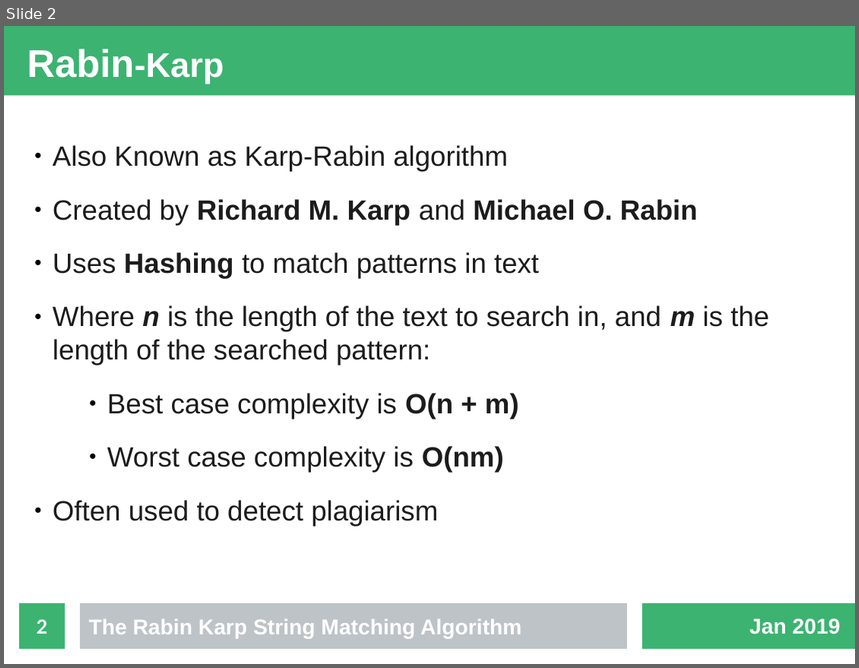
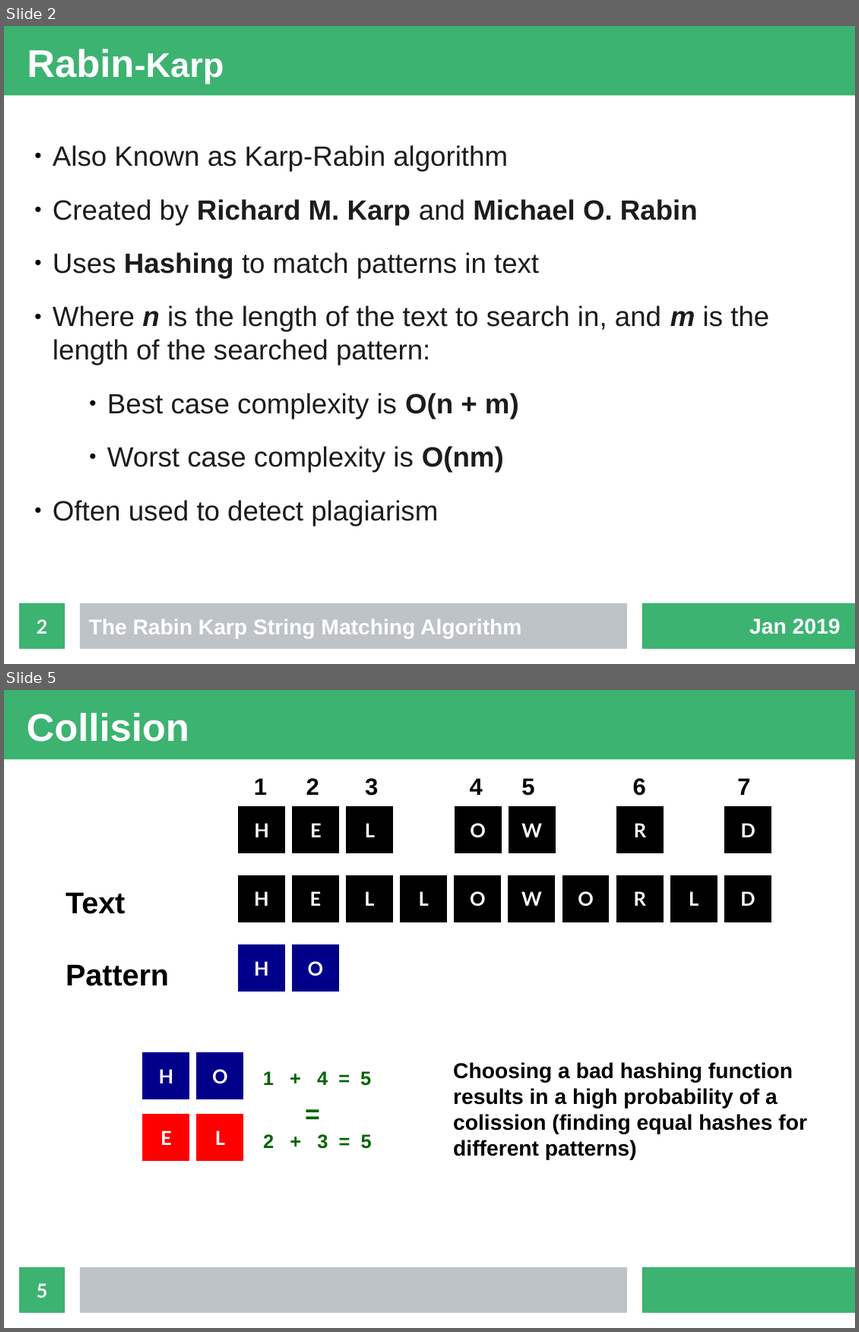
Before and after one commit to fennecinspace/Rabin-Karp, a slide deck: presentation/presentation.odp. Shown one above the other, each under a label of ours: slide 2 before the commit, slides 2 and 5 after it; the slides between them are not shown. The pictures are 859x668 and 859x1332 pixels, drawn with LibreOffice and Linux fonts; fonts in the diff are those of the drawing. Boxes give left, top, right and bottom in pixels: in the first picture for what was removed or moved away, otherwise in the second. Text is boxed around its words. In the diff, an @@ line names an element or a change of style, - is before the commit and + after.

Commit message:
collision added

```diff
--- a/presentation/presentation.odp
+++ b/presentation/presentation.odp
@@ slide 5 added at box(4, 690, 855, 1328), background #FFFFFF; not listed: 3 template elements that a slide beside it also shows @@
@@ title added at box(27, 713, 189, 742), 36 pt, text #FFFFFF, bold @@
+Collision
@@ text added at box(254, 778, 750, 796), 22 pt, text #000000, bold @@
+1 2 3 4 5 6 7
@@ rectangle added at box(239, 806, 285, 853), fill #000000, outline #000000 0 pt, 18 pt, text #FFFFFF, bold @@
+H
@@ rectangle added at box(293, 806, 339, 853), fill #000000, outline #000000 0 pt, 18 pt, text #FFFFFF, bold @@
+E
@@ rectangle added at box(347, 806, 393, 853), fill #000000, outline #000000 0 pt, 18 pt, text #FFFFFF, bold @@
+L
@@ rectangle added at box(455, 806, 502, 853), fill #000000, outline #000000 0 pt, 18 pt, text #FFFFFF, bold @@
+O
@@ rectangle added at box(509, 806, 556, 853), fill #000000, outline #000000 0 pt, 18 pt, text #FFFFFF, bold @@
+W
@@ rectangle added at box(617, 806, 664, 853), fill #000000, outline #000000 0 pt, 18 pt, text #FFFFFF, bold @@
+R
@@ rectangle added at box(725, 806, 772, 853), fill #000000, outline #000000 0 pt, 18 pt, text #FFFFFF, bold @@
+D
@@ text added at box(66, 892, 169, 986), 28 pt, text #000000, bold @@
+Text
+Pattern
@@ rectangle added at box(239, 875, 285, 922), fill #000000, outline #000000 0 pt, 18 pt, text #FFFFFF, bold @@
+H
@@ rectangle added at box(293, 875, 339, 922), fill #000000, outline #000000 0 pt, 18 pt, text #FFFFFF, bold @@
+E
@@ rectangle added at box(347, 875, 393, 922), fill #000000, outline #000000 0 pt, 18 pt, text #FFFFFF, bold @@
+L
@@ rectangle added at box(401, 875, 447, 922), fill #000000, outline #000000 0 pt, 18 pt, text #FFFFFF, bold @@
+L
@@ rectangle added at box(455, 875, 502, 922), fill #000000, outline #000000 0 pt, 18 pt, text #FFFFFF, bold @@
+O
@@ rectangle added at box(509, 875, 556, 922), fill #000000, outline #000000 0 pt, 18 pt, text #FFFFFF, bold @@
+W
@@ rectangle added at box(563, 875, 610, 922), fill #000000, outline #000000 0 pt, 18 pt, text #FFFFFF, bold @@
+O
@@ rectangle added at box(617, 875, 664, 922), fill #000000, outline #000000 0 pt, 18 pt, text #FFFFFF, bold @@
+R
@@ rectangle added at box(671, 875, 718, 922), fill #000000, outline #000000 0 pt, 18 pt, text #FFFFFF, bold @@
+L
@@ rectangle added at box(725, 875, 772, 922), fill #000000, outline #000000 0 pt, 18 pt, text #FFFFFF, bold @@
+D
@@ rectangle added at box(239, 945, 285, 991), fill #00008B, outline #00008B 0 pt, 18 pt, text #FFFFFF, bold @@
+H
@@ rectangle added at box(293, 945, 339, 991), fill #00008B, outline #00008B 0 pt, 18 pt, text #FFFFFF, bold @@
+O
@@ rectangle added at box(143, 1053, 189, 1100), fill #00008B, outline #00008B 0 pt, 18 pt, text #FFFFFF, bold @@
+H
@@ rectangle added at box(197, 1053, 243, 1100), fill #00008B, outline #00008B 0 pt, 18 pt, text #FFFFFF, bold @@
+O
@@ text added at box(297, 1032, 336, 1125), 24 pt, text #006400, bold @@
+=
@@ text added at box(263, 1072, 371, 1086), 18 pt, text #006400, bold @@
+1 + 4 = 5
@@ text added at box(453, 1062, 807, 1160), 20 pt, text #000000, bold @@
+Choosing a bad hashing function results in a high probability of a colission (finding equal hashes for different patterns)
@@ rectangle added at box(143, 1115, 189, 1161), fill #FF0000, outline #FF0000 0 pt, 18 pt, text #FFFFFF, bold @@
+E
@@ rectangle added at box(197, 1115, 243, 1161), fill #FF0000, outline #FF0000 0 pt, 18 pt, text #FFFFFF, bold @@
+L
@@ text added at box(263, 1135, 372, 1149), 18 pt, text #006400, bold @@
+2 + 3 = 5
@@ page number added at box(19, 1268, 65, 1313), fill #3CB371, 18 pt, text #FFFFFF, bold @@
+5
```
Also in this commit, not shown: 1 slide changed, 3 other slides added, 1 slide removed.
